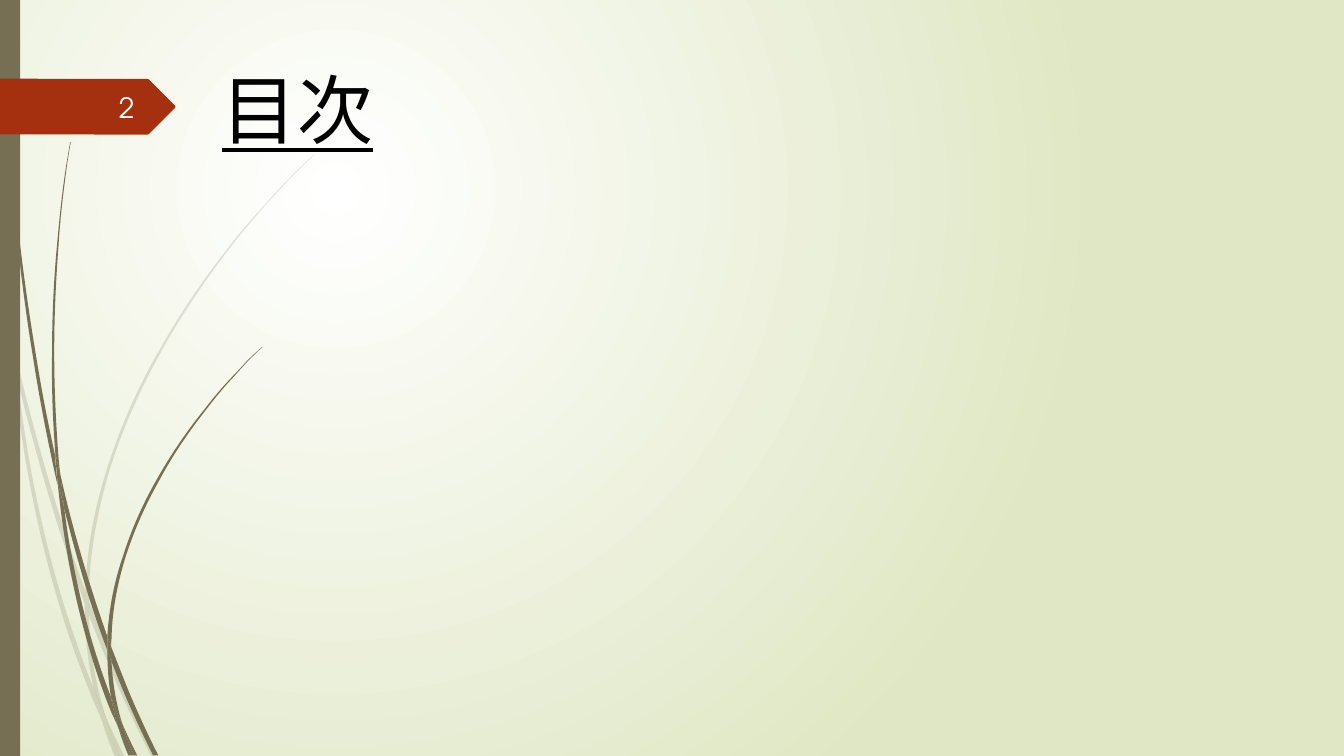
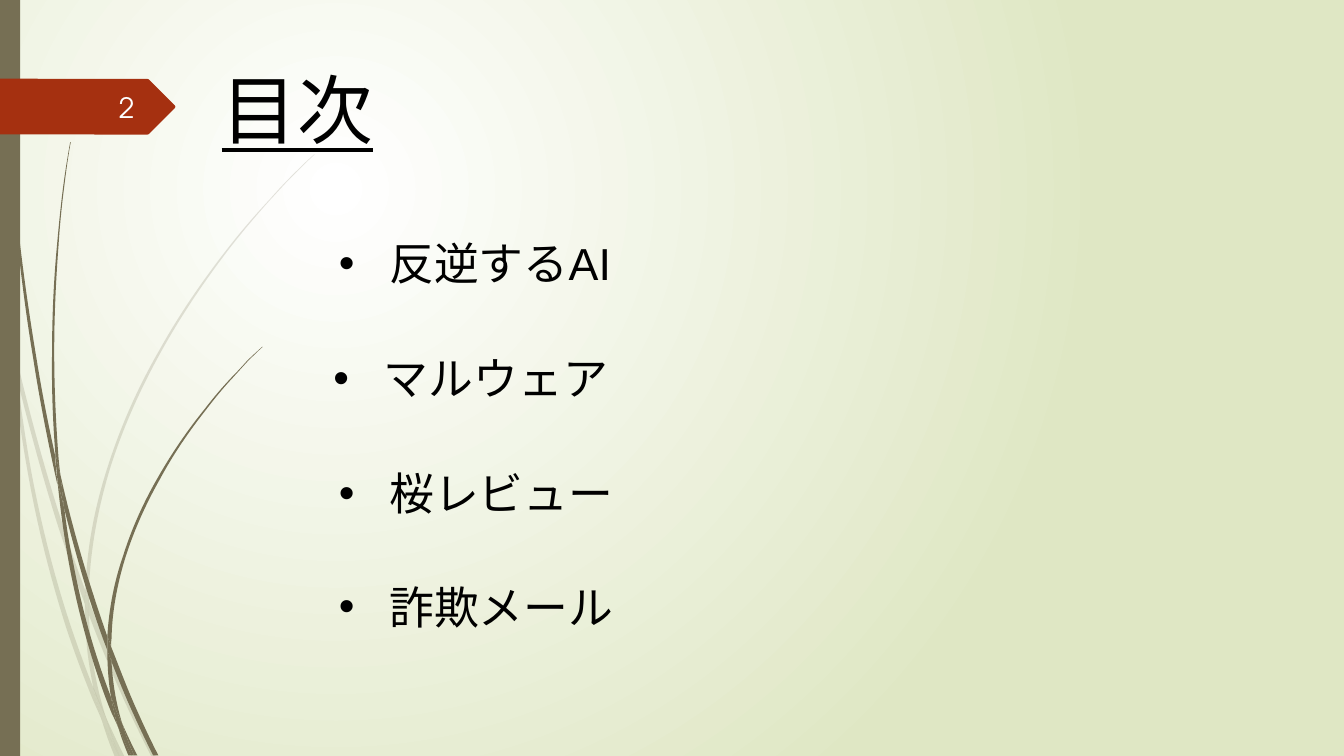
Before and after one commit to tmkttmkt/DevilTRex, a slide deck: slide 2 of その他/夏休みの課題のゲーム/GODAIGOisME_by森田/夏課題_ネットワーク技術/発表用.pptx. Drawn at 1344x756 pixels with LibreOffice and Linux fonts; fonts in the diff are those of the drawing. Boxes give left, top, right and bottom in pixels: in the first picture for what was removed or moved away, otherwise in the second. Text is boxed around its words. In the diff, an @@ line names an element or a change of style, - is before the commit and + after.

```diff
--- a/その他/夏休みの課題のゲーム/GODAIGOisME_by森田/夏課題_ネットワーク技術/発表用.pptx
+++ b/その他/夏休みの課題のゲーム/GODAIGOisME_by森田/夏課題_ネットワーク技術/発表用.pptx
@@ text added at box(389, 242, 611, 284), 32 pt, text #000000 @@
+• 反逆するAI
@@ text added at box(384, 359, 608, 397), 32 pt, text #000000 @@
+• マルウェア
@@ text added at box(389, 472, 613, 514), 32 pt, text #000000 @@
+• 桜レビュー
@@ text added at box(389, 586, 613, 628), 32 pt, text #000000 @@
+• 詐欺メール
```
Also in this commit, not shown: 1 slide added, 1 slide removed, 1 other file.
